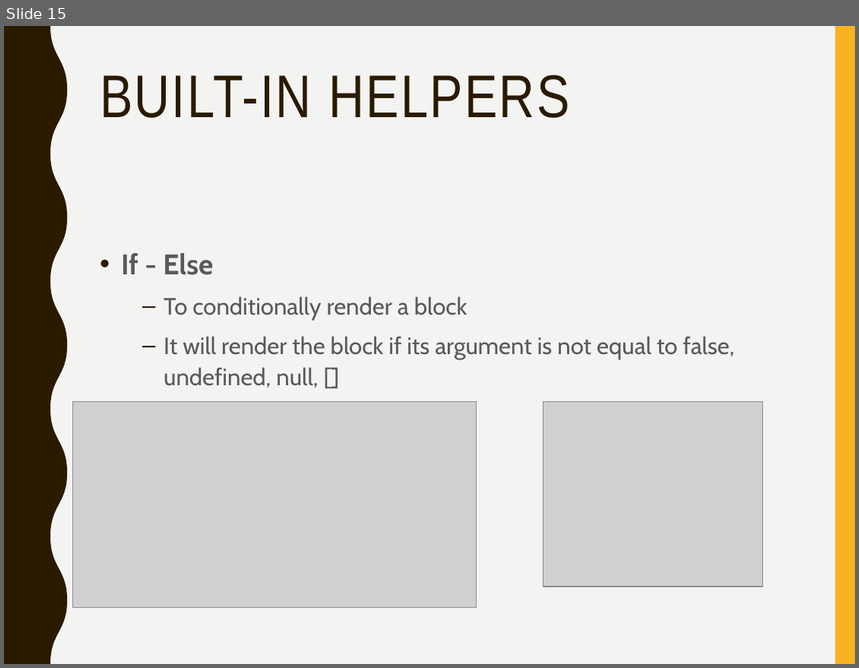
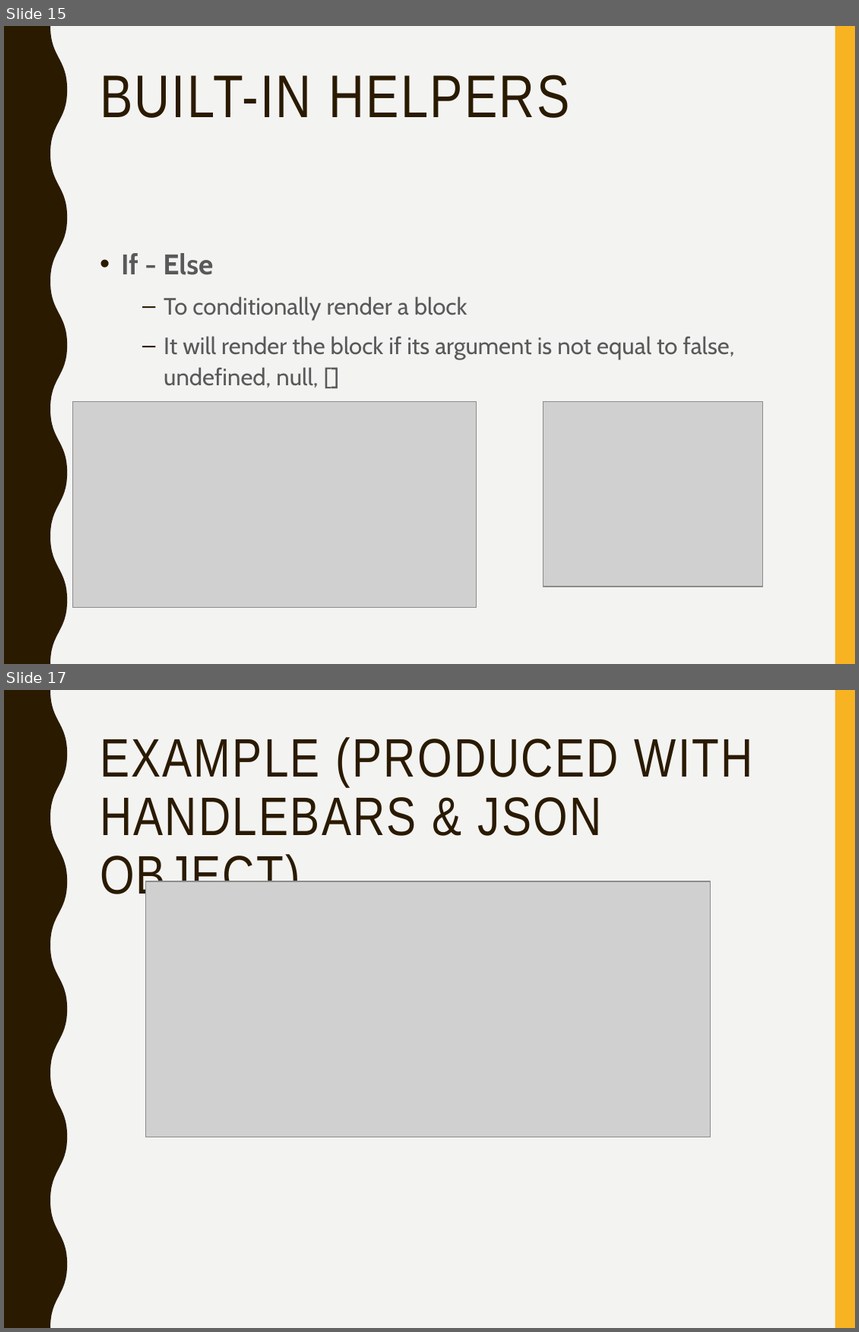
Before and after one commit to mlyngweb1/Website-Development-2-src, a slide deck: topic-09-Handlebars-1/talk-1/talk-1.pptx. Shown one above the other, each under a label of ours: slide 15 before the commit, slides 15 and 17 after it; the slides between them are not shown. The pictures are 859x668 and 859x1332 pixels, drawn with LibreOffice and Linux fonts; fonts in the diff are those of the drawing; grey boxes stand for pictures. Boxes give left, top, right and bottom in pixels: in the first picture for what was removed or moved away, otherwise in the second. Text is boxed around its words. In the diff, an @@ line names an element or a change of style, - is before the commit and + after.

```diff
--- a/topic-09-Handlebars-1/talk-1/talk-1.pptx
+++ b/topic-09-Handlebars-1/talk-1/talk-1.pptx
@@ slide 17 added at (4,690,855,1328), background #F3F3F2; not listed: 2 template elements that a slide beside it also shows @@
@@ title added at (100,737,753,904), 45.9 pt, text #2A1A00 @@
+EXAMPLE (PRODUCED WITH HANDLEBARS & JSON OBJECT)
@@ picture added at (146,882,711,1138) @@
```
Also in this commit, not shown: 2 slides changed, 1 other slide added, 2 other files.
